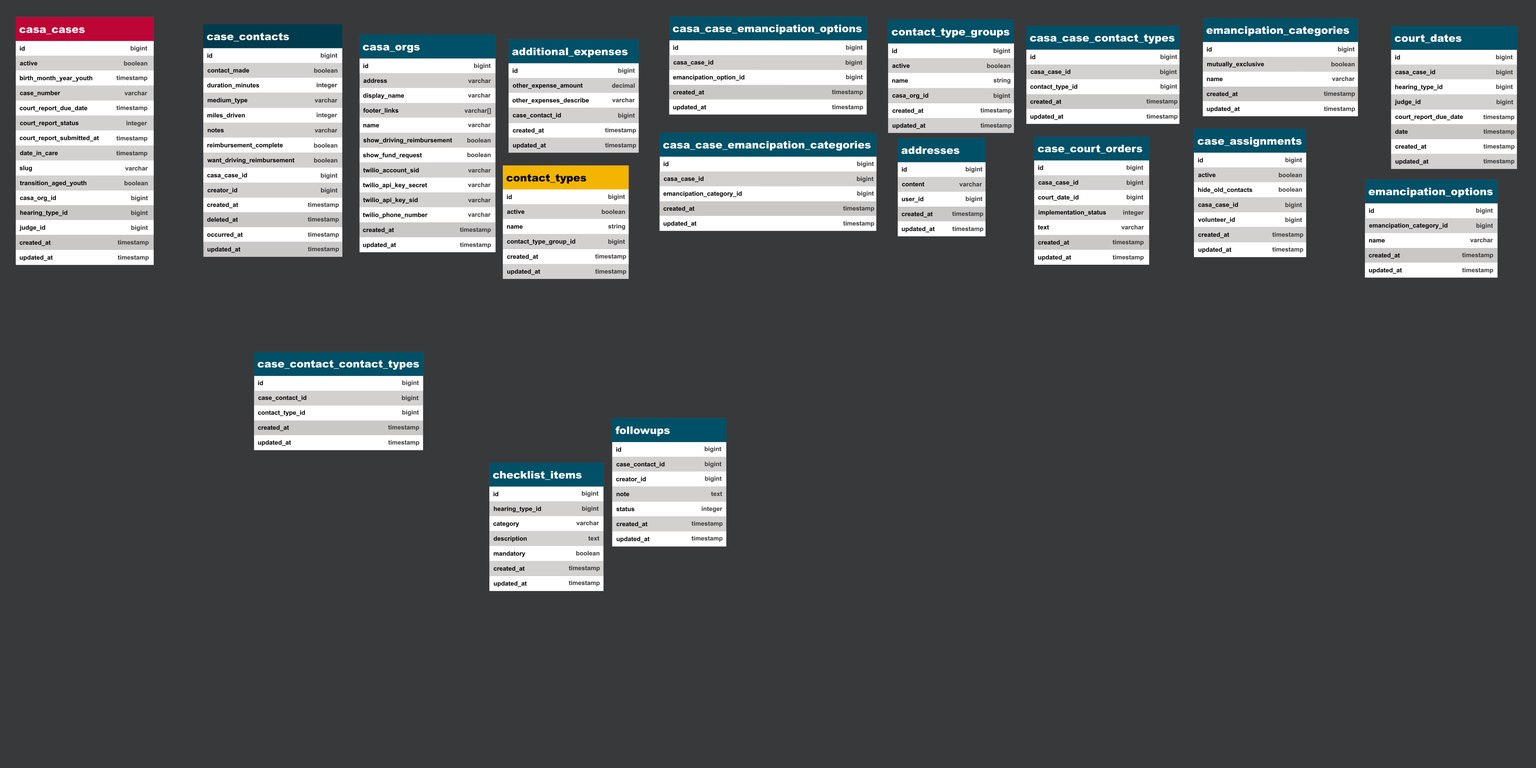
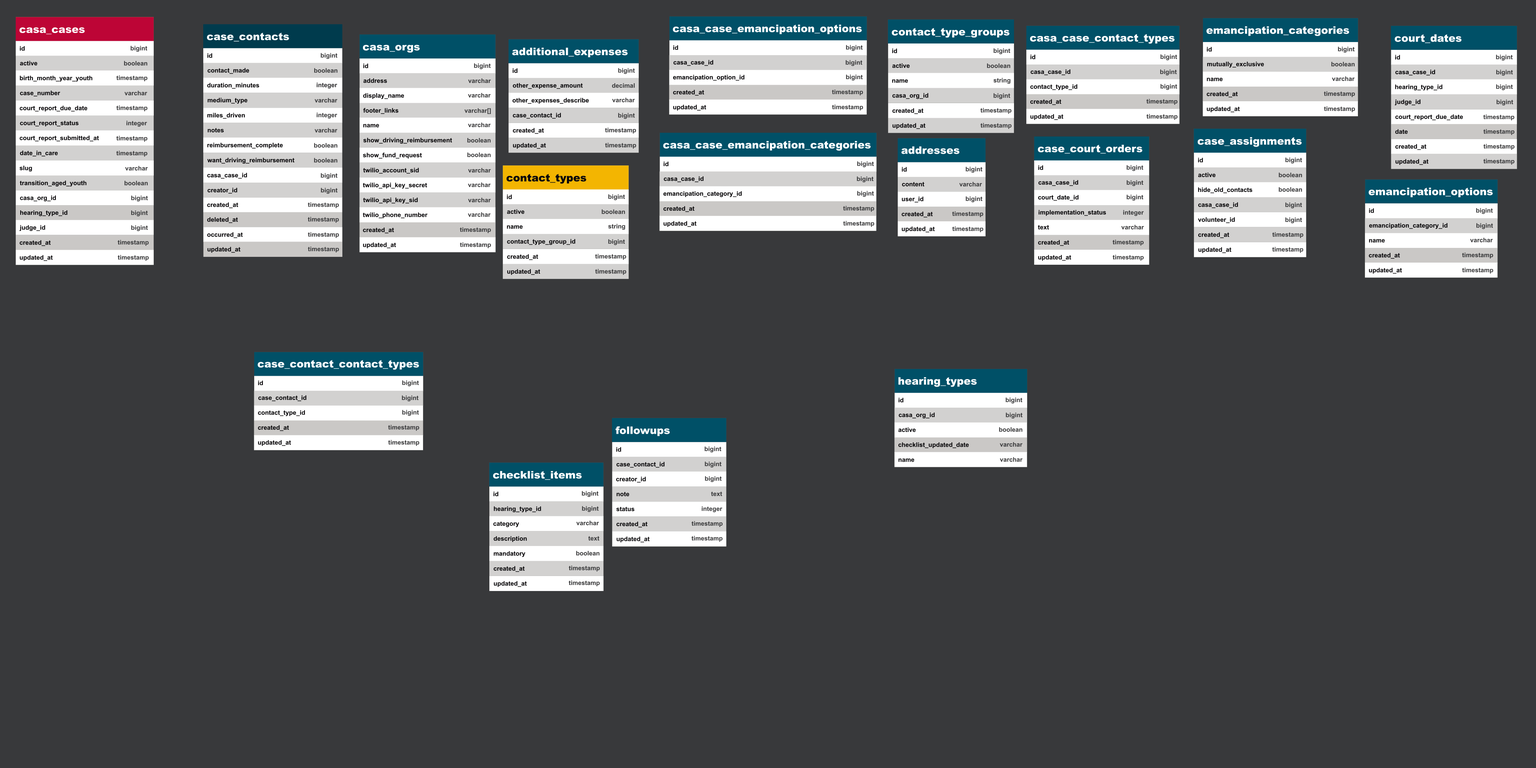
Layers edited between the first and the second 1536×768 image:
pixels changed over (894, 368, 1028, 468) (layer not identified)
